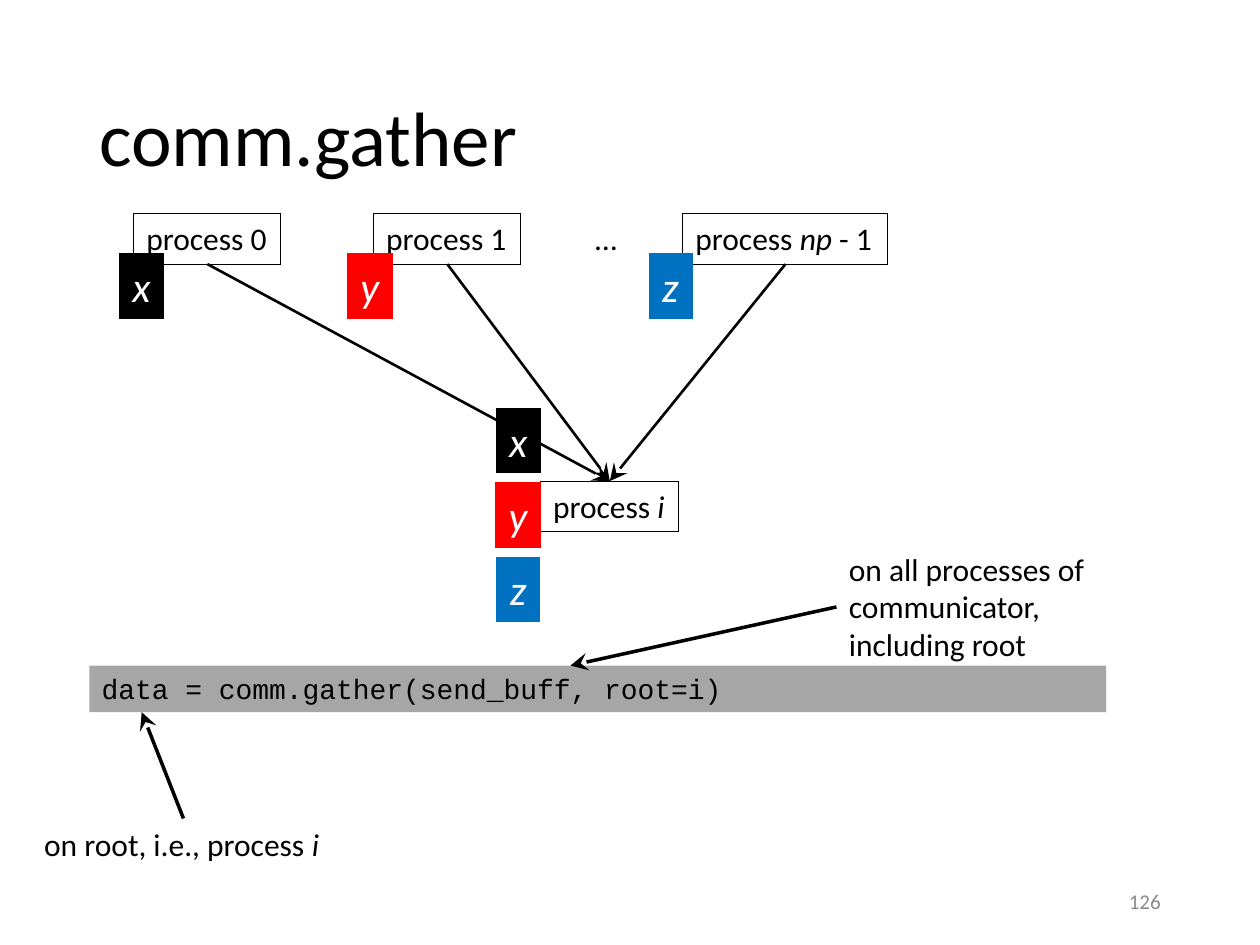
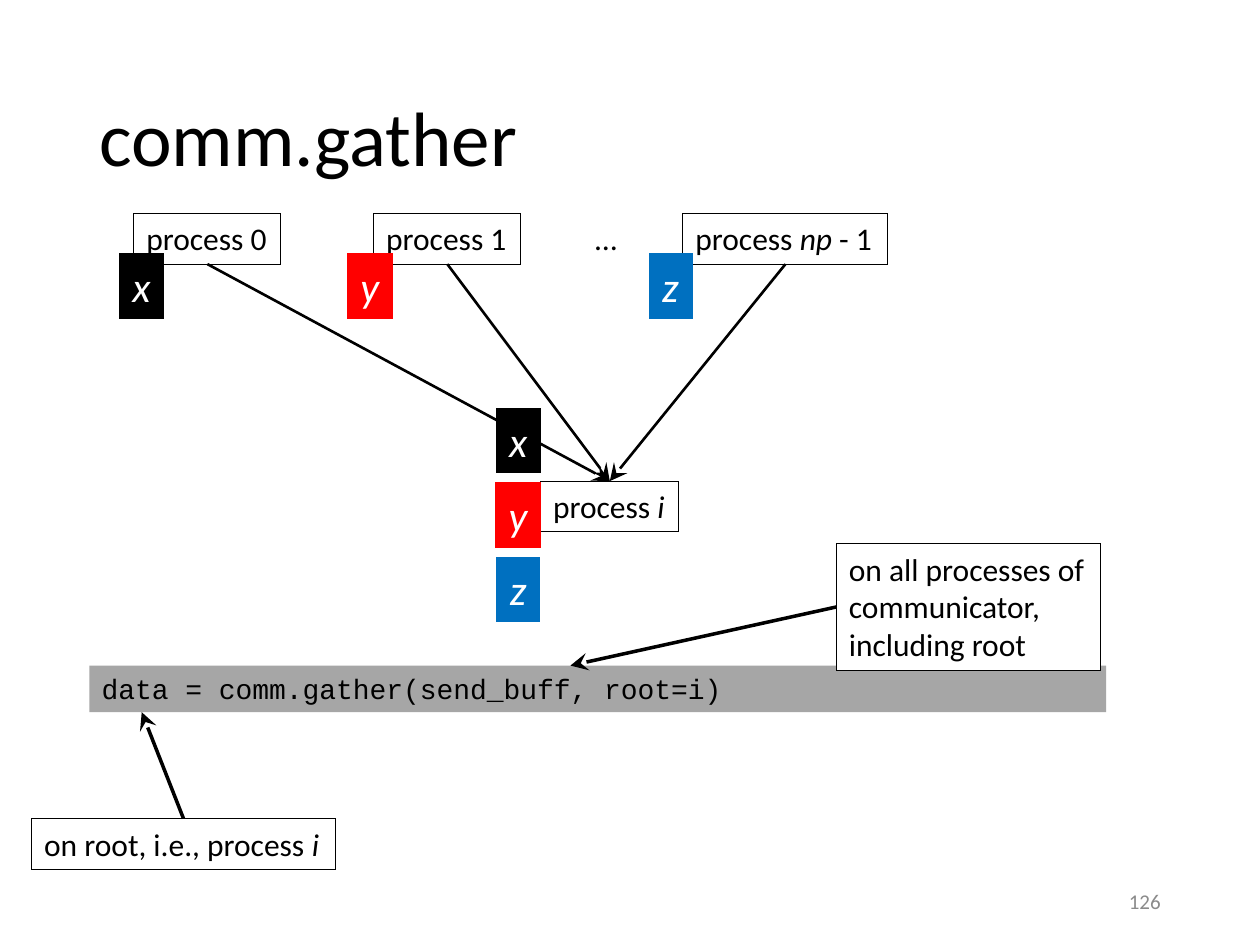
Before and after one commit to gjbex/training-material, a slide deck: slide 126 of Python/python_hpc.pptx. Drawn at 1260x945 pixels with LibreOffice and Linux fonts; fonts in the diff are those of the drawing. Boxes give left, top, right and bottom in pixels: in the first picture for what was removed or moved away, otherwise in the second. Text is boxed around its words. In the diff, an @@ line names an element or a change of style, - is before the commit and + after.

```diff
--- a/Python/python_hpc.pptx
+++ b/Python/python_hpc.pptx
@@ rectangle "on all processes of communicator, ...": place and size @@
-rectangle "on all processes of communicator, ..." at [849,559,1084,662]
+rectangle "on all processes of communicator, ..." at [837,543,1100,670]
@@ rectangle "on all processes of communicator, ..." at [837,543,1100,670]: fill none to #FFFFFF; outline none to #000000 0.75 pt @@
@@ rectangle "on root, i.e., process i": place and size @@
-rectangle "on root, i.e., process i" at [44,834,319,861]
+rectangle "on root, i.e., process i" at [32,819,335,869]
@@ rectangle "on root, i.e., process i" at [32,819,335,869]: fill none to #FFFFFF; outline none to #000000 0.75 pt @@
```
Also in this commit, not shown: 20 other slides changed.
